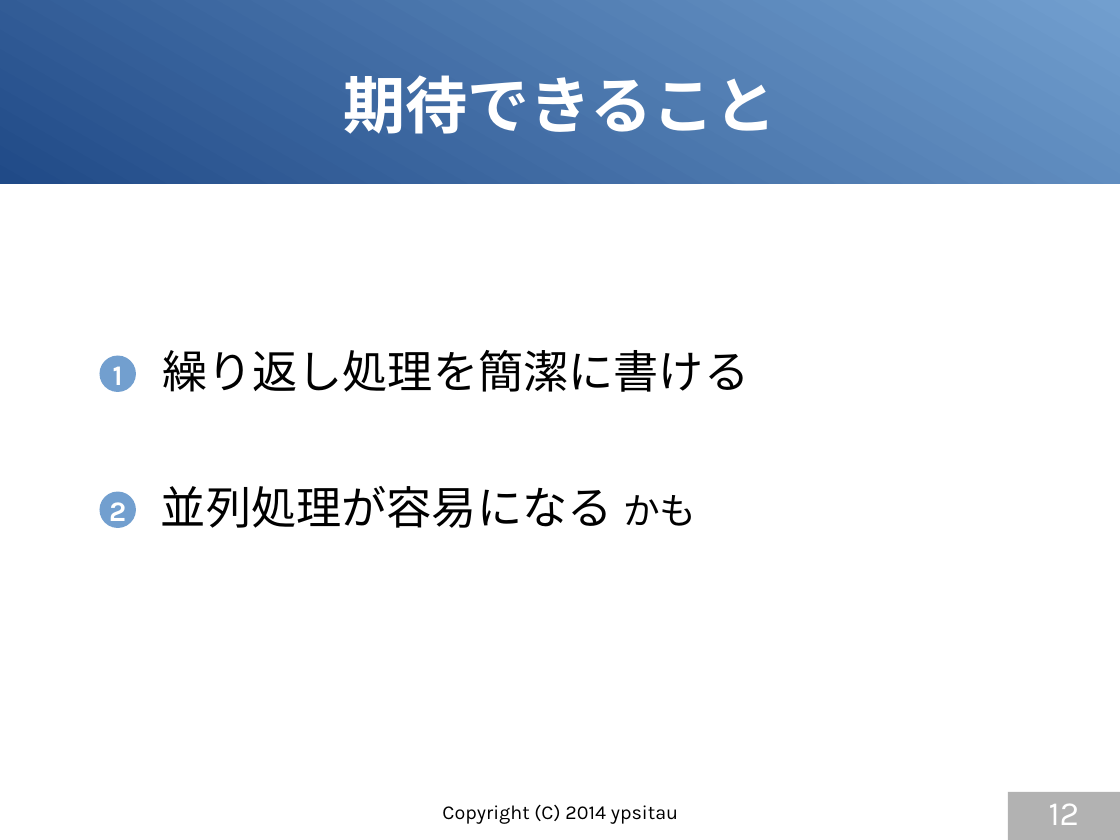
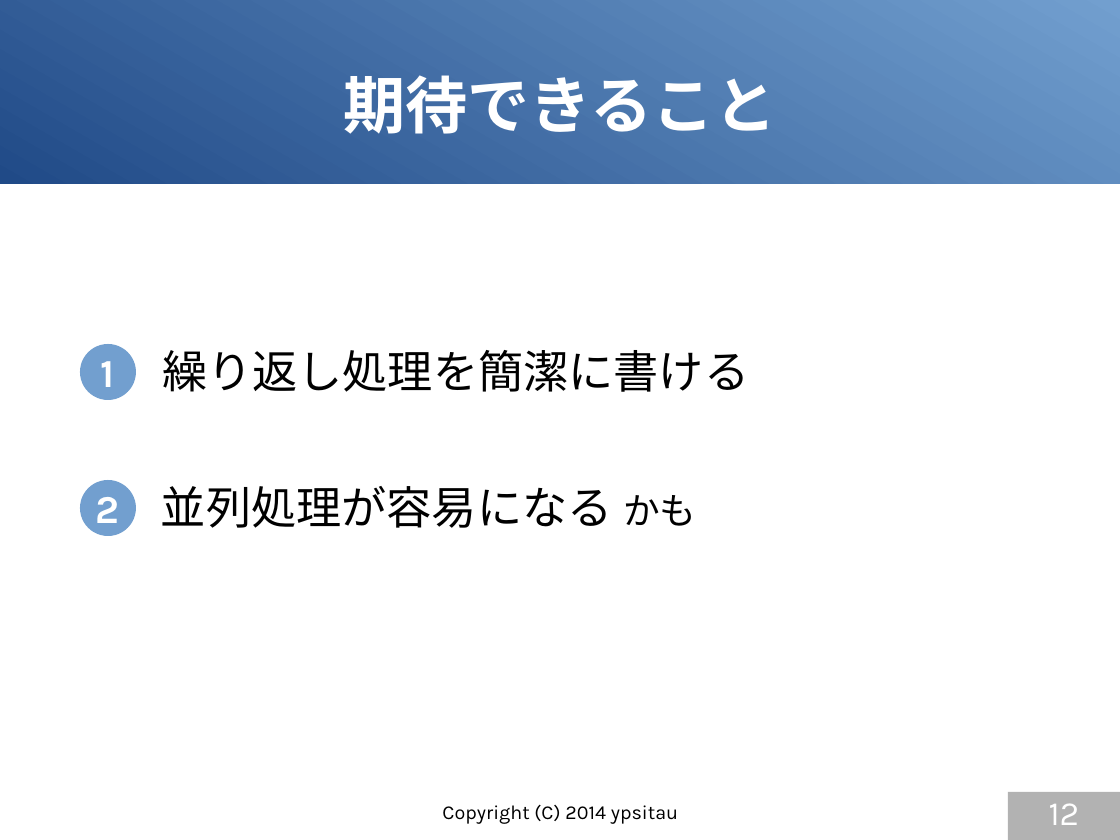
Before and after one commit to gura-lang/gura-doc, a slide deck: slide 12 of presentation/gura-introduction.odp. Drawn at 1120x840 pixels with LibreOffice and Linux fonts; fonts in the diff are those of the drawing. Boxes give left, top, right and bottom in pixels: in the first picture for what was removed or moved away, otherwise in the second. Text is boxed around its words. In the diff, an @@ line names an element or a change of style, - is before the commit and + after.

```diff
--- a/presentation/gura-introduction.odp
+++ b/presentation/gura-introduction.odp
@@ ellipse "1": place and size @@
-ellipse "1" at <box>100,356,136,392</box>
+ellipse "1" at <box>80,345,136,400</box>
@@ ellipse "1" at <box>80,345,136,400</box>: size 20 to 28 pt @@
@@ ellipse "2" at <box>80,480,136,536</box>: size 20 to 28 pt @@
@@ ellipse "2": place and size @@
-ellipse "2" at <box>100,492,136,528</box>
+ellipse "2" at <box>80,480,136,536</box>
```
Also in this commit, not shown: 6 other slides changed, 3 slides added.
